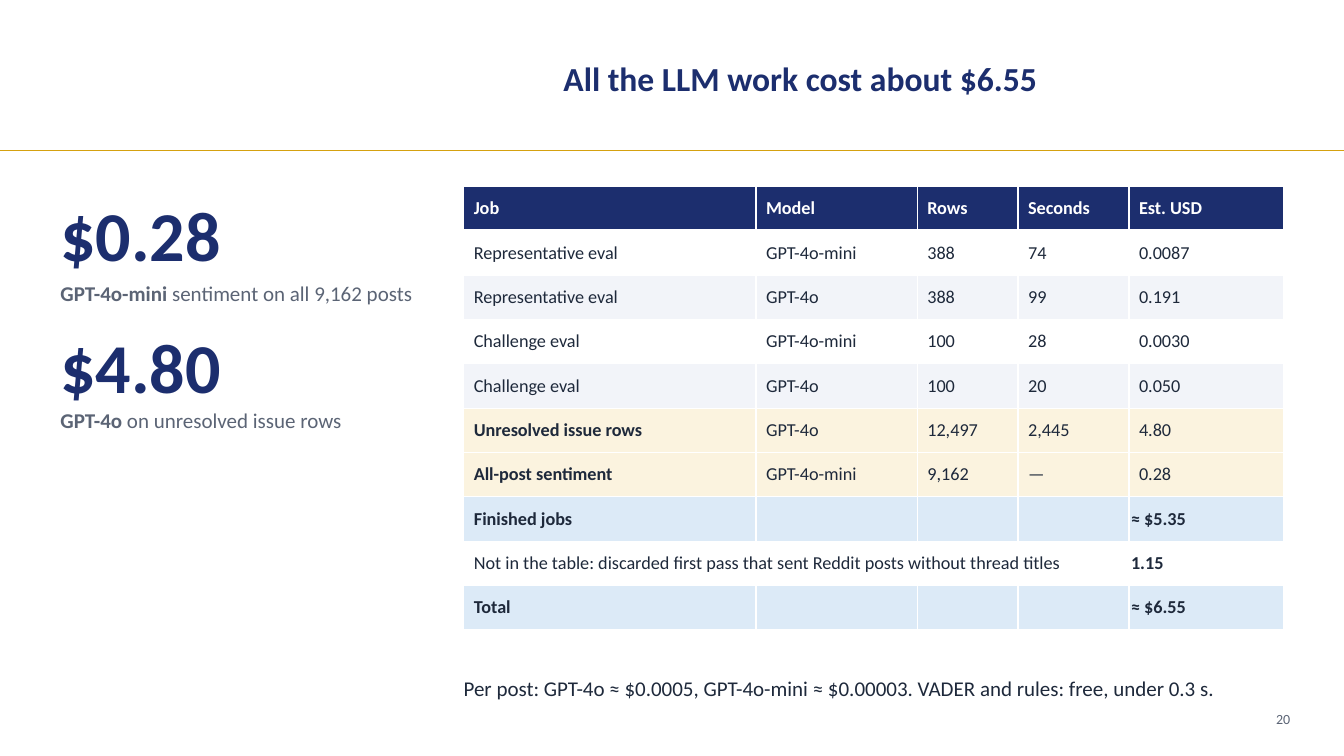
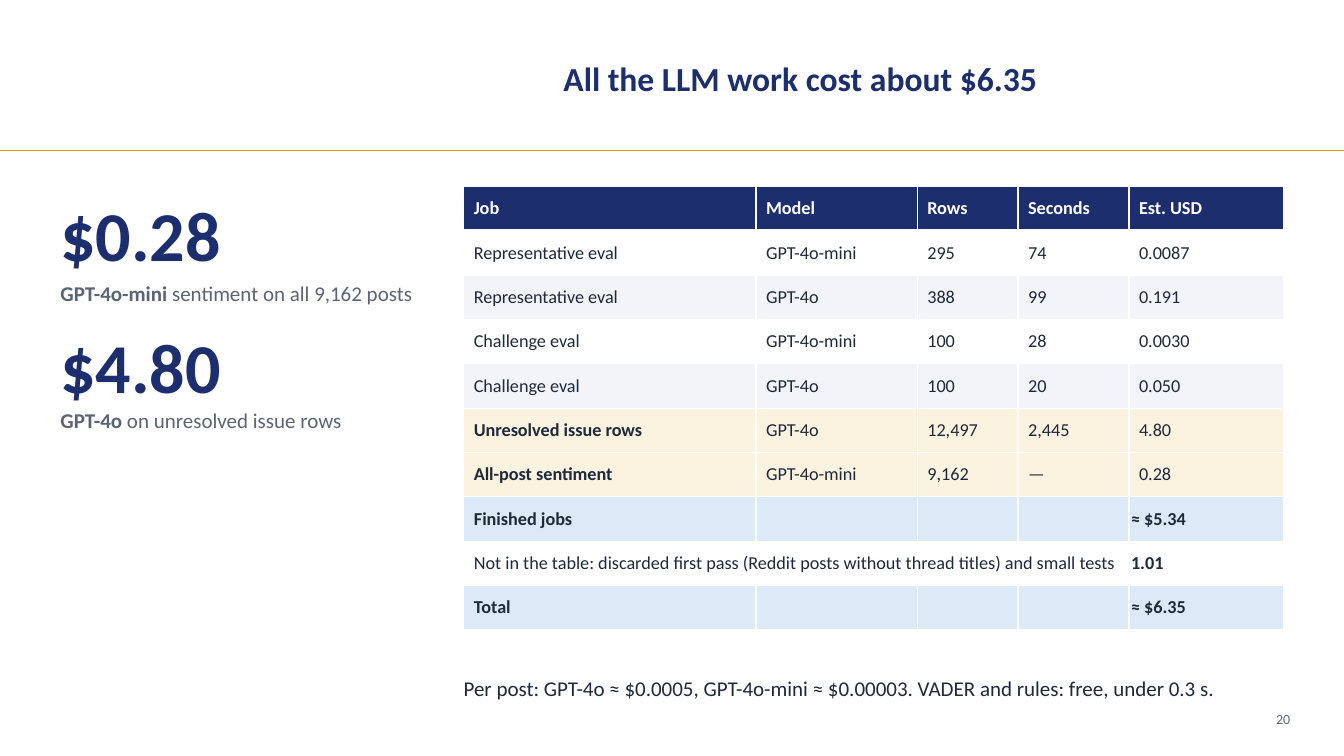
Before and after one commit to LizLicense/Public-Sentiment-Analysis-LLM-powered-Issue-Extraction, a slide deck: slide 19 of presentation/capstone_walkthrough_merged.pptx (slide 20 before the commit). Drawn at 1344x756 pixels with LibreOffice and Linux fonts; fonts in the diff are those of the drawing; background and template pictures are left out. Boxes give left, top, right and bottom in pixels: in the first picture for what was removed or moved away, otherwise in the second. Text is boxed around its words. In the diff, an @@ line names an element or a change of style, - is before the commit and + after.

```diff
--- a/presentation/capstone_walkthrough_merged.pptx
+++ b/presentation/capstone_walkthrough_merged.pptx
@@ text at (x1=563, y1=67, x2=1037, y2=95): text changed @@
-All the LLM work cost about $6.55
+All the LLM work cost about $6.35
@@ table at (x1=464, y1=187, x2=1284, y2=630) @@
-row 2, column 3: 388
+row 2, column 3: 295
-row 8, column 5: ≈ $5.35
+row 8, column 5: ≈ $5.34
-row 9, column 1: Not in the table: discarded first pass that sent Reddit posts without thread titles
+row 9, column 1: Not in the table: discarded first pass (Reddit posts without thread titles) and small tests
-row 9, column 5: 1.15
+row 9, column 5: 1.01
-row 10, column 5: ≈ $6.55
+row 10, column 5: ≈ $6.35
```
Also in this commit, not shown: 24 other slides changed, 1 slide removed, 11 other files.
